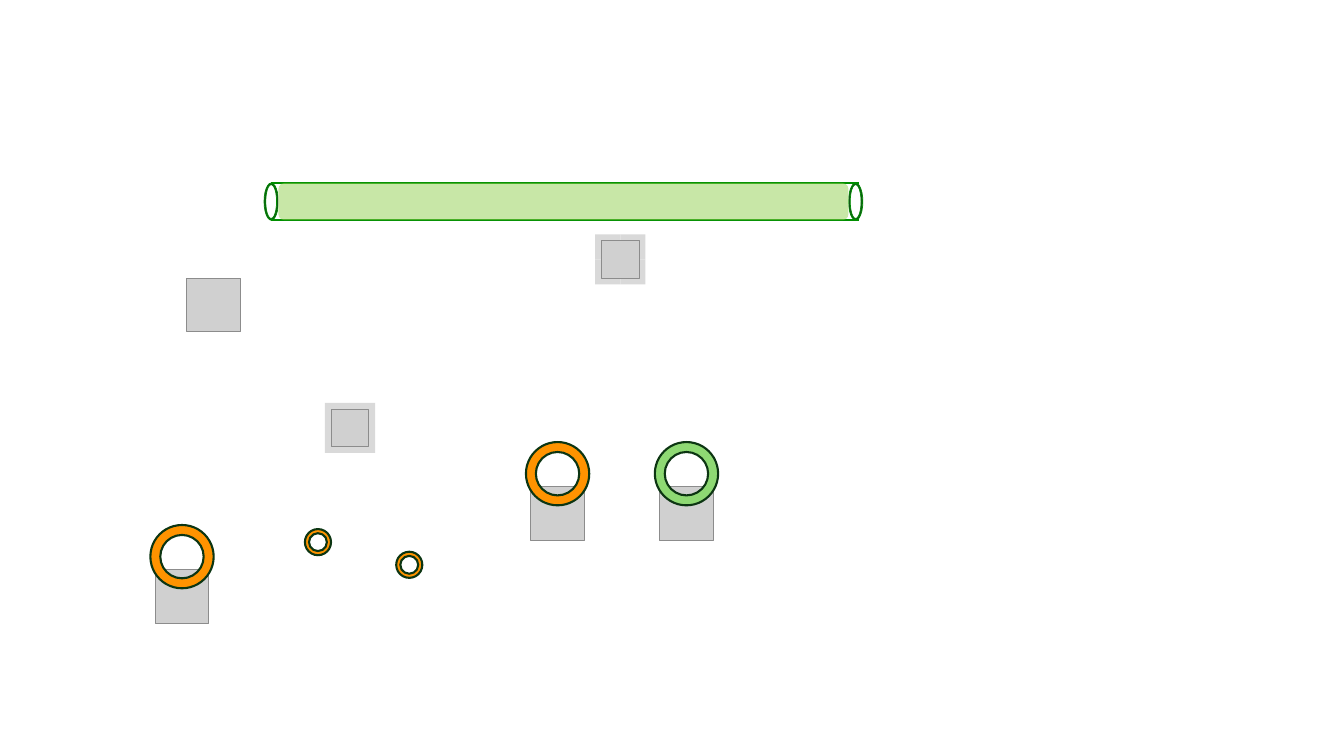
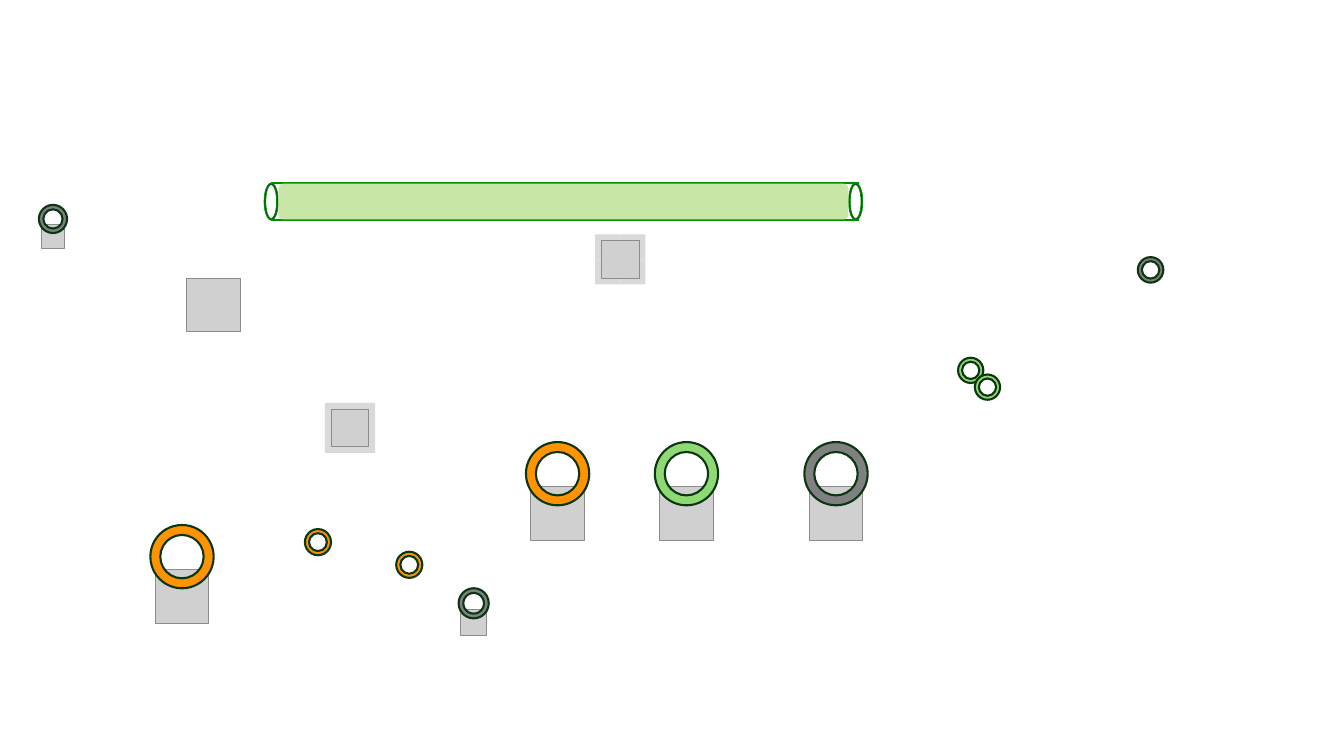
Before and after one commit to Focaccio/refnet, a slide deck: slide 8 of 0g/0g-sdwan/SDWAN-Trasnport-Concepts8.pptx (slide 9 before the commit). Drawn at 1344x756 pixels with LibreOffice and Linux fonts; fonts in the diff are those of the drawing; grey boxes stand for pictures; background and template pictures are left out. Boxes give left, top, right and bottom in pixels: in the first picture for what was removed or moved away, otherwise in the second. Text is boxed around its words. In the diff, an @@ line names an element or a change of style, - is before the commit and + after.

```diff
--- a/0g/0g-sdwan/SDWAN-Trasnport-Concepts8.pptx
+++ b/0g/0g-sdwan/SDWAN-Trasnport-Concepts8.pptx
@@ donut added at <box>39,205,68,233</box>, fill #808080, outline #0D3612 1.5 pt @@
@@ picture added at <box>41,225,66,249</box> @@
@@ donut added at <box>1138,257,1164,282</box>, fill #808080, outline #0D3612 1.5 pt @@
@@ donut added at <box>959,358,984,383</box>, fill #8ED973, outline #0D3612 1.5 pt @@
@@ donut added at <box>975,375,1000,400</box>, fill #8ED973, outline #0D3612 1.5 pt @@
@@ donut added at <box>805,443,868,506</box>, fill #808080, outline #0D3612 1.5 pt @@
@@ picture added at <box>810,487,863,540</box> @@
@@ donut added at <box>459,589,489,619</box>, fill #808080, outline #0D3612 1.5 pt @@
@@ picture added at <box>461,610,486,635</box> @@
```
Also in this commit, not shown: 4 other slides changed, 1 slide removed, 2 other files.
